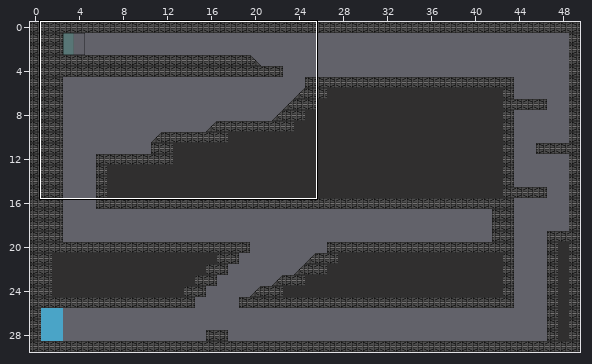
Tiled map (JSON) -- level/lv_001.json. The first picture is a wide view before the edit; the outline marks the close-up.
Close-up. Before the commit:
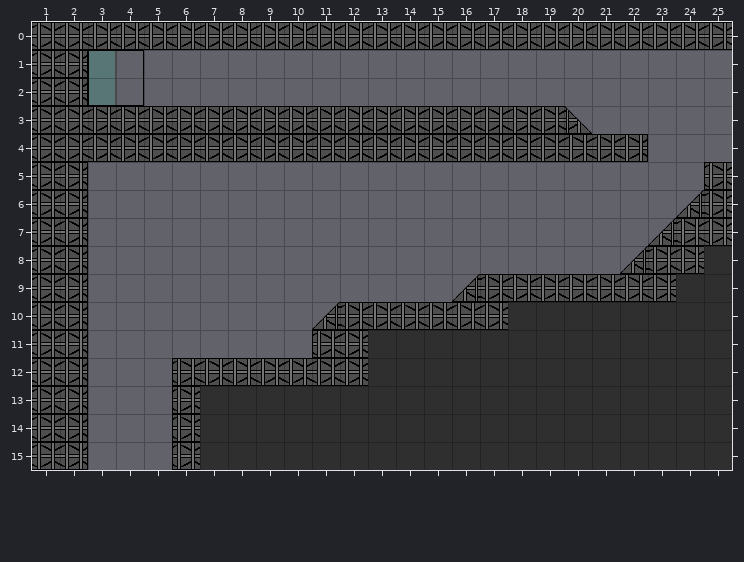
Cells are 32x32 px. Shown: x 1..25, y 0..15. The commit also changed other parts of the map, which this record leaves out.
Once edited:
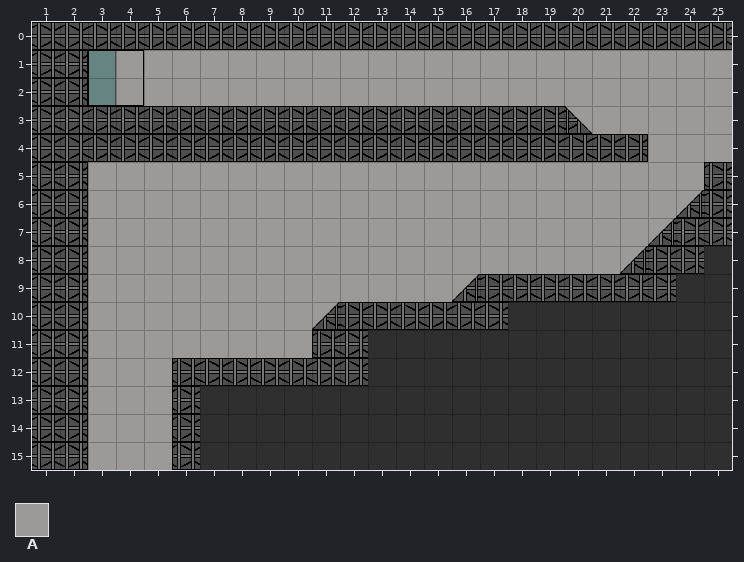
Key: from "tile_set_lab": A 96.
_ is an empty cell.
Tiles of an added or newly shown layer are drawn over the layers below it.
Diff:
Layer "back_lv_001" (added):
y 1..2: x 4..25 ______________________ -> AAAAAAAAAAAAAAAAAAAAAA
y 3: x 20..25 ______ -> AAAAAA
y 4: x 23..25 ___ -> AAA
y 5..6: x 3..24 ______________________ -> AAAAAAAAAAAAAAAAAAAAAA
y 7: x 3..23 _____________________ -> AAAAAAAAAAAAAAAAAAAAA
y 8: x 3..22 ____________________ -> AAAAAAAAAAAAAAAAAAAA
y 9: x 3..16 ______________ -> AAAAAAAAAAAAAA
y 10: x 3..11 _________ -> AAAAAAAAA
y 11: x 3..10 ________ -> AAAAAAAA
y 12..15: x 3..5 ___ -> AAA
